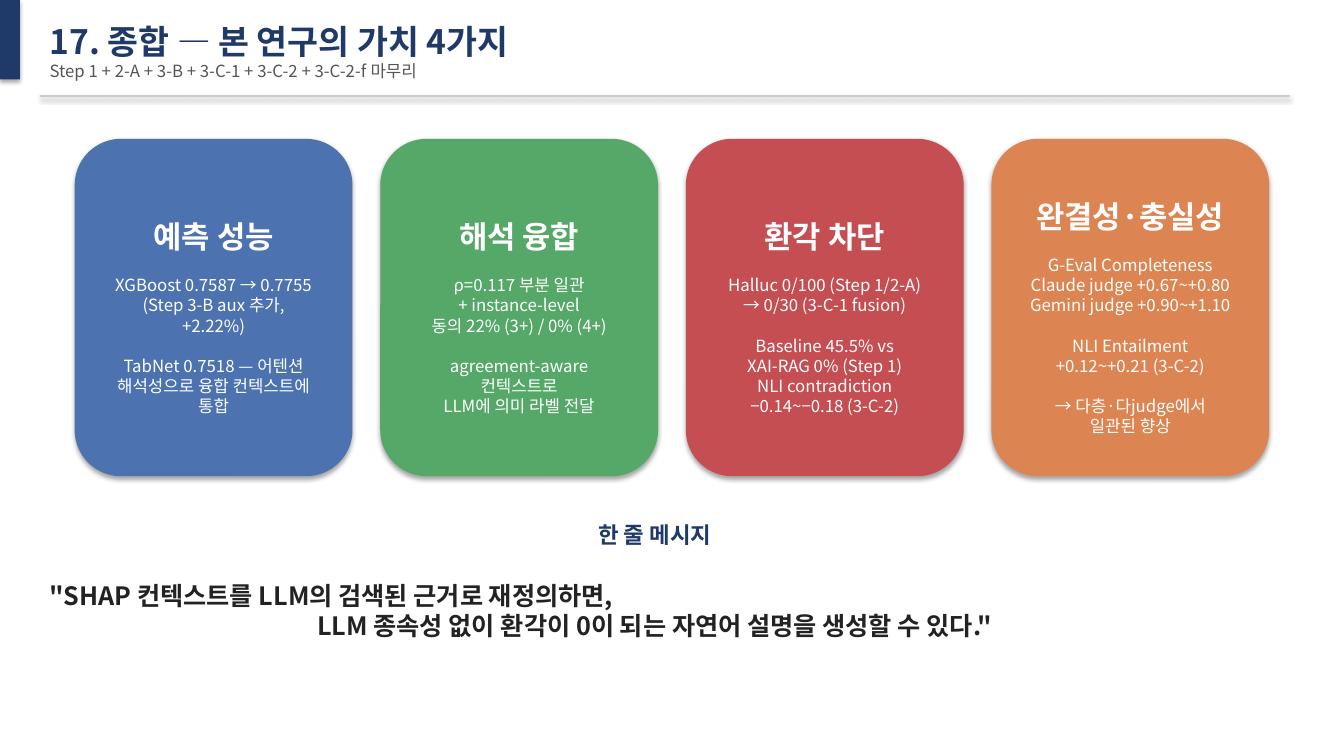
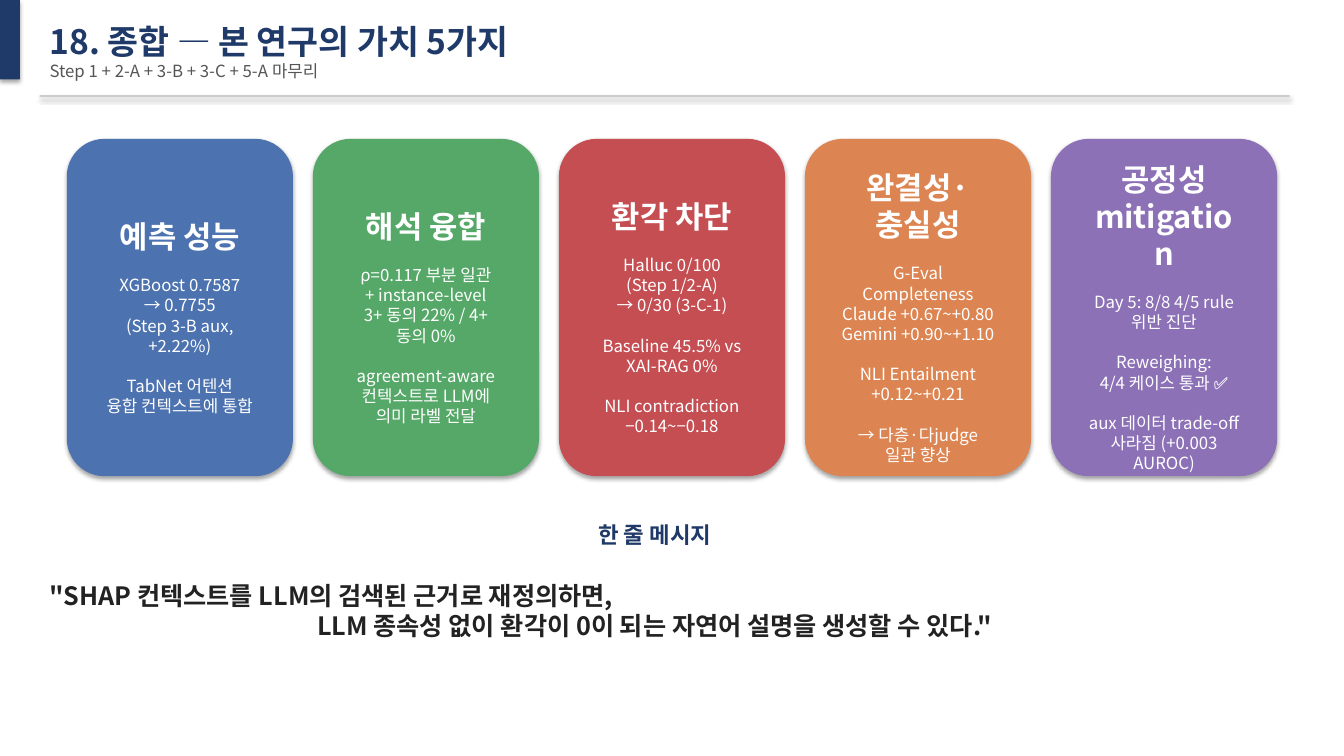
Before and after one commit to Tim-Green0/tabnet-xai-rag-credit, a slide deck: slide 19 of paper/midterm_slides.pptx (slide 18 before the commit). Drawn at 1344x756 pixels with LibreOffice and Linux fonts; fonts in the diff are those of the drawing. Boxes give left, top, right and bottom in pixels: in the first picture for what was removed or moved away, otherwise in the second. Text is boxed around its words. In the diff, an @@ line names an element or a change of style, - is before the commit and + after.

```diff
--- a/paper/midterm_slides.pptx
+++ b/paper/midterm_slides.pptx
@@ text at [50, 25, 509, 57]: text changed @@
-17. 종합 — 본 연구의 가치 4가지
+18. 종합 — 본 연구의 가치 5가지
@@ text at [50, 63, 318, 81]: text changed @@
-Step 1 + 2-A + 3-B + 3-C-1 + 3-C-2 + 3-C-2-f 마무리
+Step 1 + 2-A + 3-B + 3-C + 5-A 마무리
@@ rounded rectangle "예측 성능": place and size @@
-rounded rectangle "예측 성능" at [75, 139, 353, 477]
+rounded rectangle "예측 성능" at [67, 139, 292, 477]
@@ rounded rectangle "해석 융합": place and size @@
-rounded rectangle "해석 융합" at [380, 139, 658, 477]
+rounded rectangle "해석 융합" at [313, 139, 538, 477]
@@ rounded rectangle "환각 차단": place and size @@
-rounded rectangle "환각 차단" at [686, 139, 964, 477]
+rounded rectangle "환각 차단" at [559, 139, 784, 477]
@@ rounded rectangle "완결성·충실성": place and size @@
-rounded rectangle "완결성·충실성" at [992, 139, 1270, 477]
+rounded rectangle "완결성·충실성" at [806, 139, 1031, 477]
@@ rounded rectangle added at [1052, 139, 1277, 477], fill #8C71B7, 12 pt, text #FFFFFF @@
+공정성 mitigation
+Day 5: 8/8 4/5 rule
+위반 진단
+Reweighing:
+4/4 케이스 통과 ✅
+aux 데이터 trade-off
+사라짐 (+0.003 AUROC)
@@ text in rounded rectangle at [357, 267, 495, 424]: text changed @@
-ρ=0.117 부분 일관
-+ instance-level
-동의 22% (3+) / 0% (4+)
-agreement-aware 컨텍스트로
-LLM에 의미 라벨 전달
+ρ=0.117 부분 일관
++ instance-level
+3+ 동의 22% / 4+ 동의 0%
+agreement-aware
+컨텍스트로 LLM에
+의미 라벨 전달
@@ text in rounded rectangle at [603, 257, 742, 432]: text changed @@
-Halluc 0/100 (Step 1/2-A)
-→ 0/30 (3-C-1 fusion)
-Baseline 45.5% vs
-XAI-RAG 0% (Step 1)
-NLI contradiction
-−0.14~−0.18 (3-C-2)
+Halluc 0/100
+(Step 1/2-A)
+→ 0/30 (3-C-1)
+Baseline 45.5% vs
+XAI-RAG 0%
+NLI contradiction
+−0.14~−0.18
@@ text in rounded rectangle at [842, 265, 994, 463]: text changed @@
-G-Eval Completeness
-Claude judge +0.67~+0.80
-Gemini judge +0.90~+1.10
-NLI Entailment
-+0.12~+0.21 (3-C-2)
-→ 다층·다judge에서
-일관된 향상
+G-Eval Completeness
+Claude +0.67~+0.80
+Gemini +0.90~+1.10
+NLI Entailment
++0.12~+0.21
+→ 다층·다judge
+일관 향상
@@ text in rounded rectangle at [107, 278, 253, 414]: text changed @@
-XGBoost 0.7587 → 0.7755
-(Step 3-B aux 추가, +2.22%)
-TabNet 0.7518 — 어텐션
-해석성으로 융합 컨텍스트에 통합
+XGBoost 0.7587
+→ 0.7755
+(Step 3-B aux, +2.22%)
+TabNet 어텐션
+융합 컨텍스트에 통합
```
Also in this commit, not shown: 1 other slide changed, 1 slide added, 5 other files.
